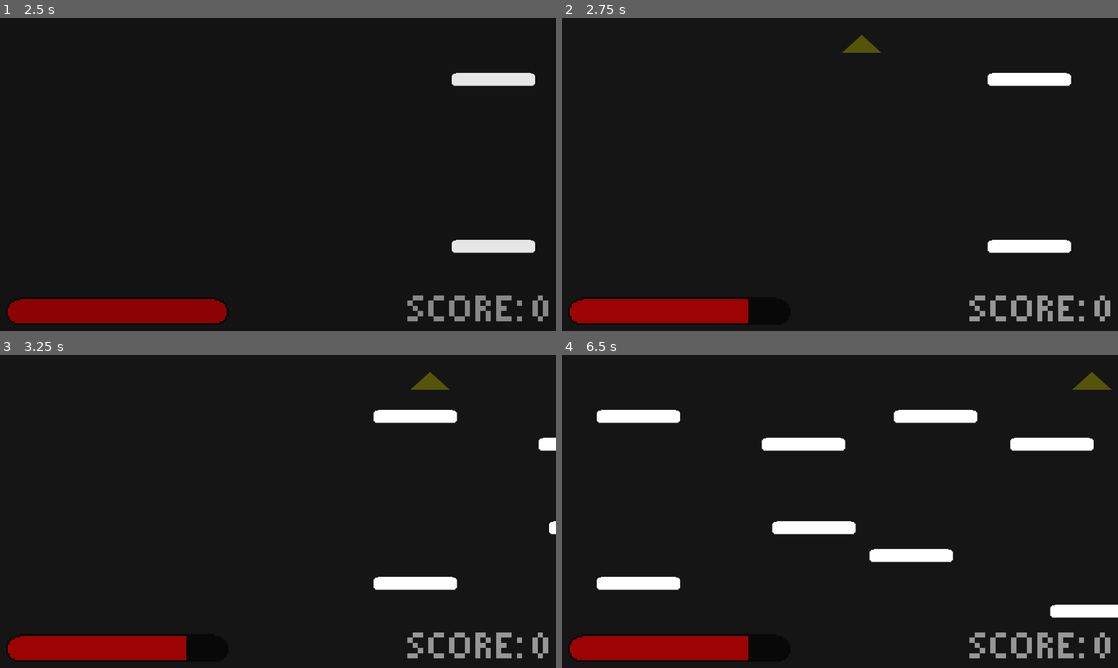
Above: before the commit, frames 1-4 (two rows, left to right).
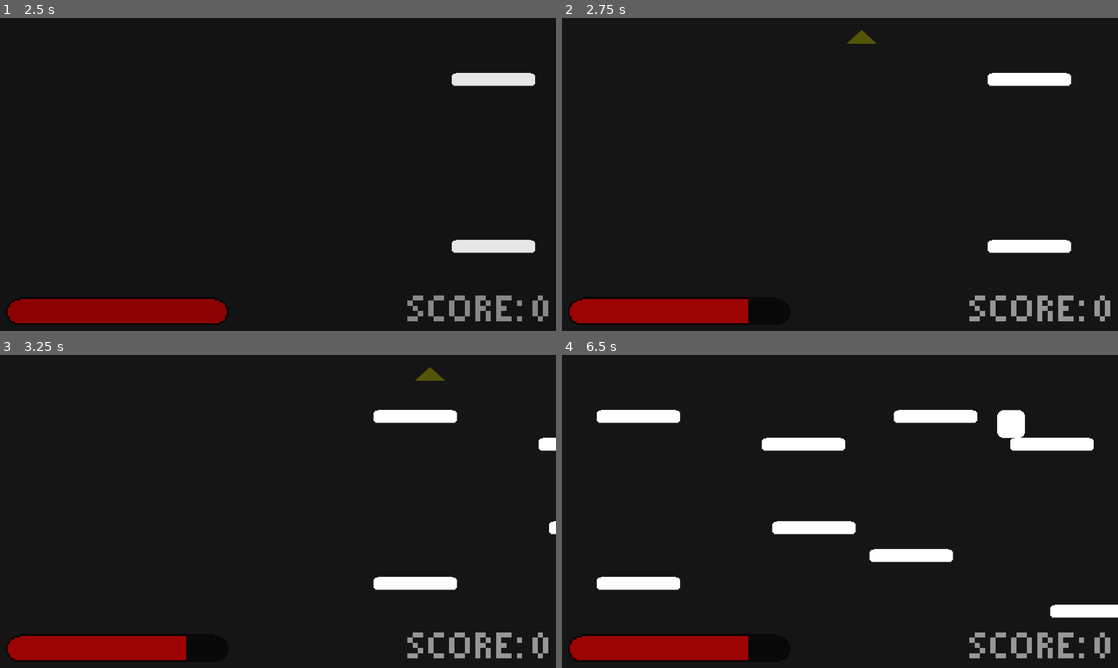
Above: after the commit, the same moments.

Repository: IonAir1/Genre-Mash-Jam
Game: Godot game, scene res://scenes/main menu.tscn
Same seed, same stepped clock (60 frames per second), same inputs: the game is played once before the commit and once after it.
Inputs (mouse positions are in pixels of both pictures, inside the frame that each line leads up to):
- Up to frame 1 (2.5 s): click "PLAY" at 0.5 s; click "PLAY" at 1.25 s; move the mouse to (400, 158) at 2.02 s; hold D (right) from 2.03 s (still down); hold S (drop) from 2.03 s (still down); tap W (jump) at 2.27 s
- Up to frame 2 (2.75 s): keep holding D (right); keep holding S (drop)
- Up to frame 3 (3.25 s): keep holding D (right); move the mouse to (166, 527) at 2.77 s; release S (drop) at 2.78 s; click (166, 527) at 2.85 s; tap W (jump) at 3.02 s
- Up to frame 4 (6.5 s): move the mouse to (895, 442) at 3.52 s; release D (right) at 3.53 s; hold A (left) 3.53-4.28 s; hold S (drop) 3.53-4.28 s; move the mouse to (812, 574) at 4.27 s; hold D (right) 4.28-5.78 s; click (812, 574) at 4.35 s; tap W (jump) at 4.52, 5.27, 6.02 s; move the mouse to (1006, 558) at 5.02 s; hold S (drop) 5.03-5.78 s; move the mouse to (673, 464) at 5.77 s; hold A (left) from 5.78 s (still down); click (673, 464) at 5.85 s

Frame 1 is identical in both runs. In frame 2, 0.2% of the frame differs, in the area x 50-58%, y 3-12%; in frame 3, 0.2%; in frame 4, 0.6%, in the area x 78-99%, y 5-27%.

Commit message:
added barrier for player when respawning

Diff:
--- a/proj/Global/Audio.tscn
+++ b/proj/Global/Audio.tscn
@@ -1,6 +1,6 @@
 [gd_scene load_steps=9 format=2]
 
-[ext_resource path="res://assets/sounds/Jump .wav" type="AudioStream" id=1]
+[ext_resource path="res://assets/sounds/Jump.wav" type="AudioStream" id=1]
 [ext_resource path="res://assets/sounds/hurt.wav" type="AudioStream" id=2]
 [ext_resource path="res://assets/sounds/enemy hit.wav" type="AudioStream" id=3]
 [ext_resource path="res://assets/sounds/Drop.wav" type="AudioStream" id=4]
@@ -32,6 +32,7 @@
 
 [node name="jump" type="AudioStreamPlayer" parent="."]
 stream = ExtResource( 1 )
+volume_db = -5.0
 
 [node name="pickup" type="AudioStreamPlayer" parent="."]
 stream = ExtResource( 8 )
--- a/proj/scenes/main.tscn
+++ b/proj/scenes/main.tscn
@@ -100,3 +100,8 @@
 position = Vector2( 640, 360 )
 current = true
 script = ExtResource( 6 )
+
+[node name="StaticBody2D" type="StaticBody2D" parent="."]
+
+[node name="CollisionPolygon2D" type="CollisionPolygon2D" parent="StaticBody2D"]
+polygon = PoolVector2Array( 0.5625, 0.207863, 6.18201, -273.594, 1271.93, -265.67, 1285.27, -97.7545, 1303.57, -169.188, 1290.18, -284.718, -22.4084, -297.139, -36.1268, 0.707596 )
--- a/proj/scripts/Player.gd
+++ b/proj/scripts/Player.gd
@@ -63,7 +63,7 @@
 		fade() #fade out
 	else: #if still has lives
 		if area.name == "player wall":
-			position.y = -80 #respawn
+			position.y = -200 #respawn
 			position.x = 640
 			global.shoot = 0
 			gravity = 0
--- a/proj/scripts/screenshake.gd
+++ b/proj/scripts/screenshake.gd
@@ -1,11 +1,11 @@
 extends Camera2D
 
-var shake_power = 10
+var shake_power = 12
 var shake_time = 0.5
 var isShake = false
 var curPos
 var elapsedtime = 0
-var shake_power2 = 2
+var shake_power2 = 5
 var shake_time2 = 0.2
 var isShake2 = false
 var elapsedtime2 = 0
Not shown, changed: proj/assets/sounds/Jump.wav.import
Not shown, removed: proj/assets/sounds/Jump .wav
Not shown, added: proj/assets/sounds/Jump.wav
